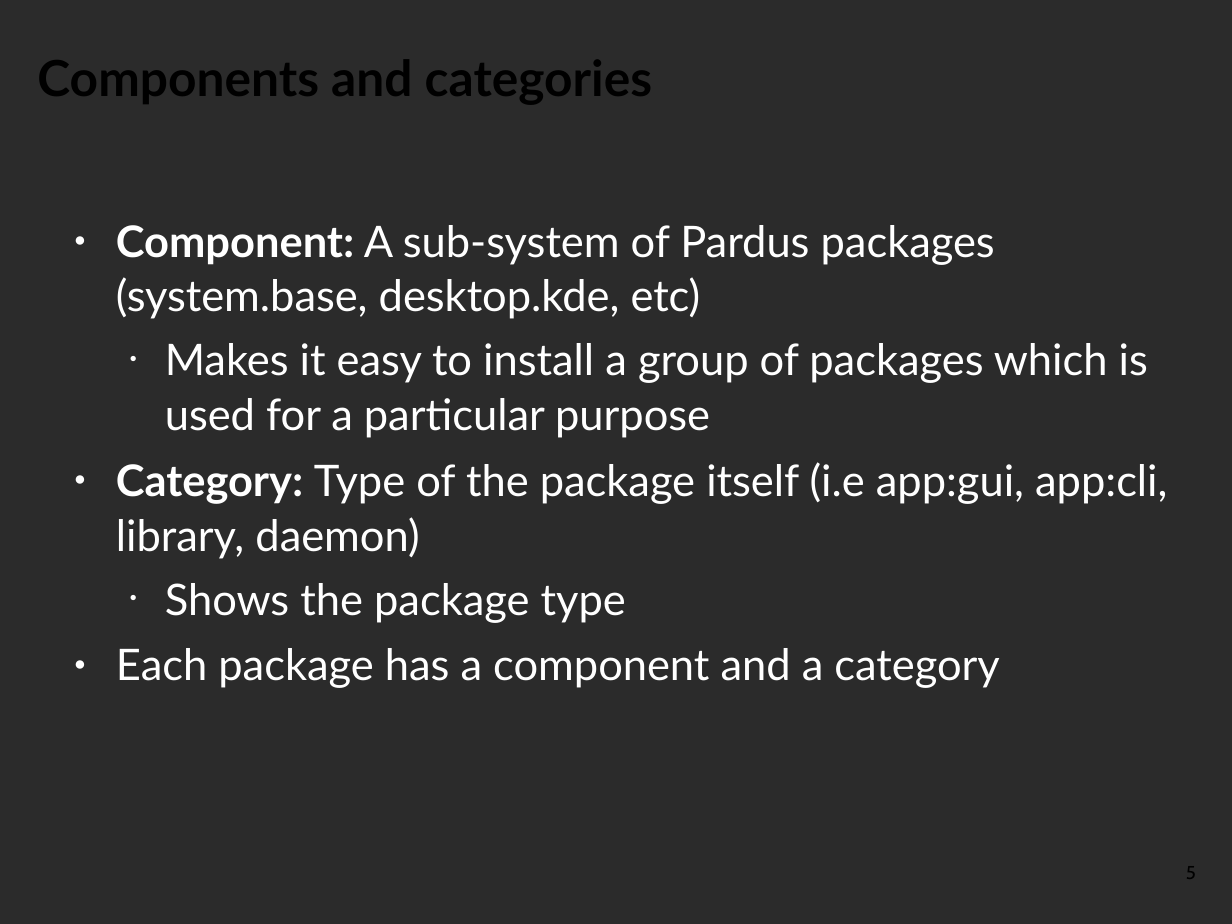
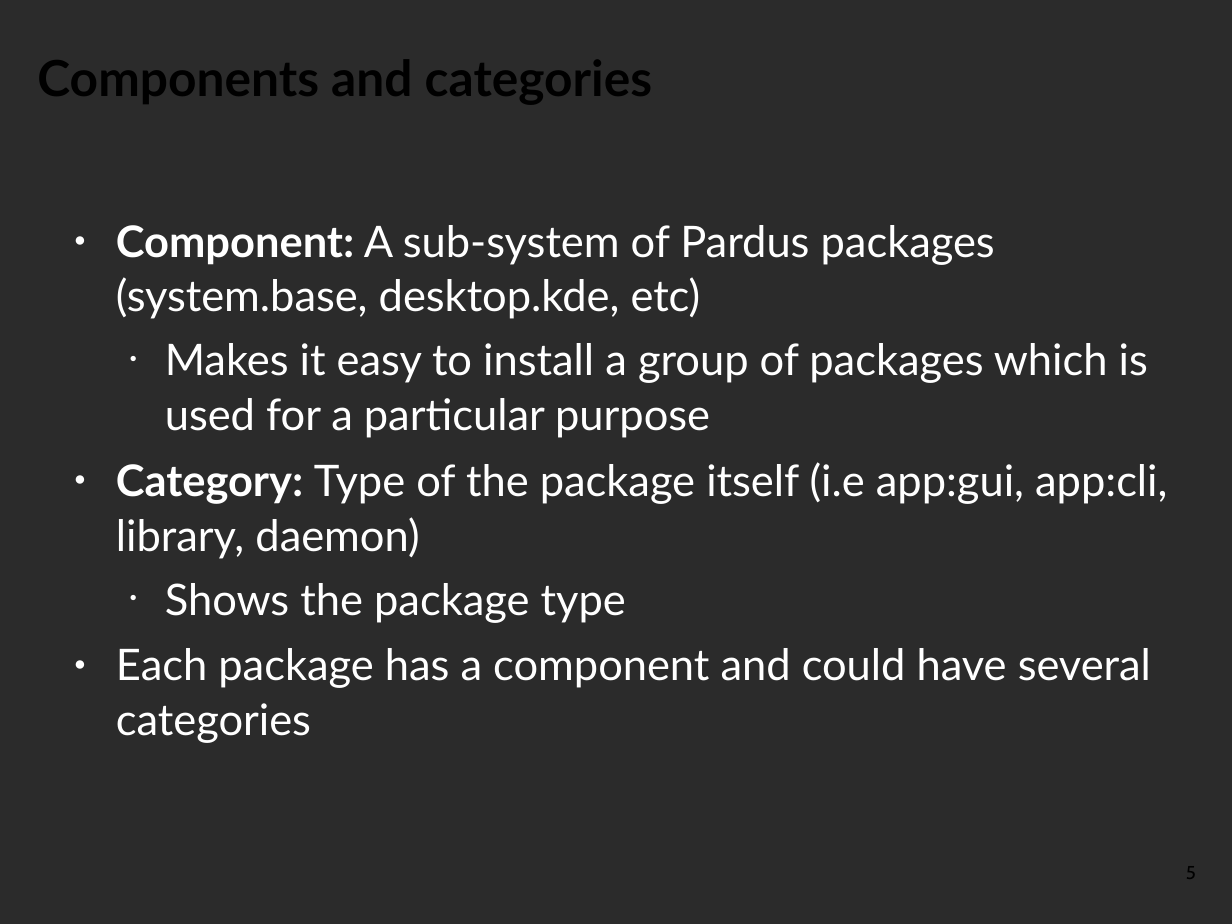
Before and after one commit to pars-linux/uludag, a slide deck: slide 5 of promotion/presentations/PardusGenel/introduction-to-pisi.odp. Drawn at 1232x924 pixels with LibreOffice and Linux fonts; fonts in the diff are those of the drawing; background and template pictures are left out; a plain dark background stands for a picture behind light text. Boxes give left, top, right and bottom in pixels: in the first picture for what was removed or moved away, otherwise in the second. Text is boxed around its words. In the diff, an @@ line names an element or a change of style, - is before the commit and + after.

```diff
--- a/promotion/presentations/PardusGenel/introduction-to-pisi.odp
+++ b/promotion/presentations/PardusGenel/introduction-to-pisi.odp
@@ text at [116,648,1151,743]: text changed @@
-● Each package has a component and a category
+● Each package has a component and could have several categories
```
Also in this commit, not shown: 4 other slides changed.
